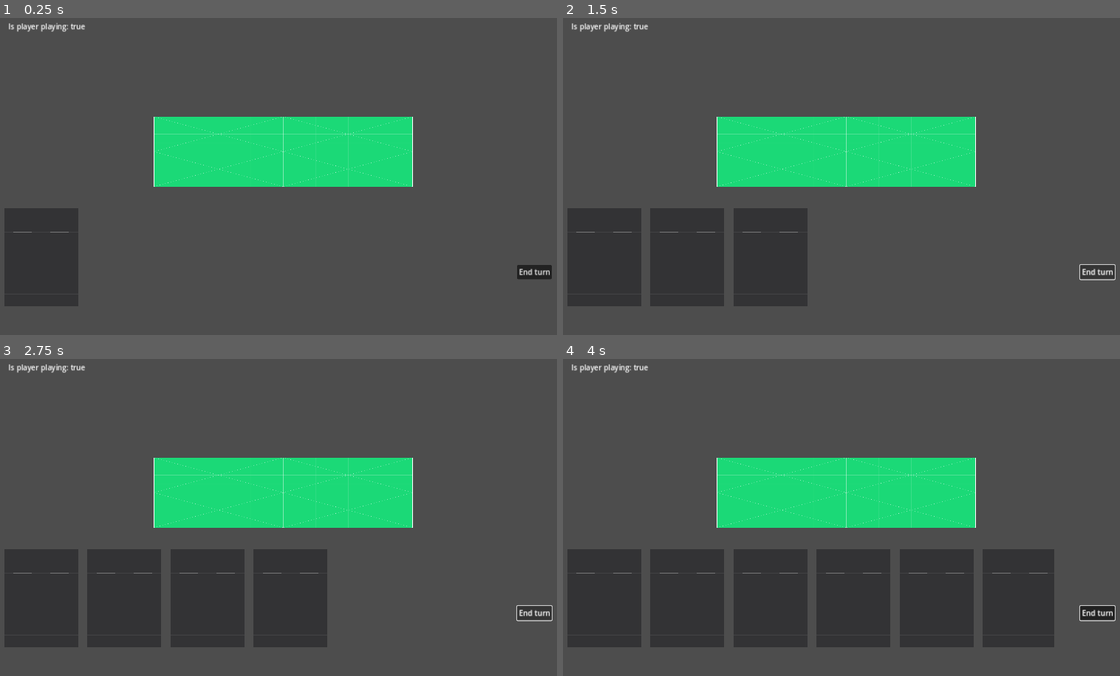
Above: before the commit, frames 1-4 (two rows, left to right).
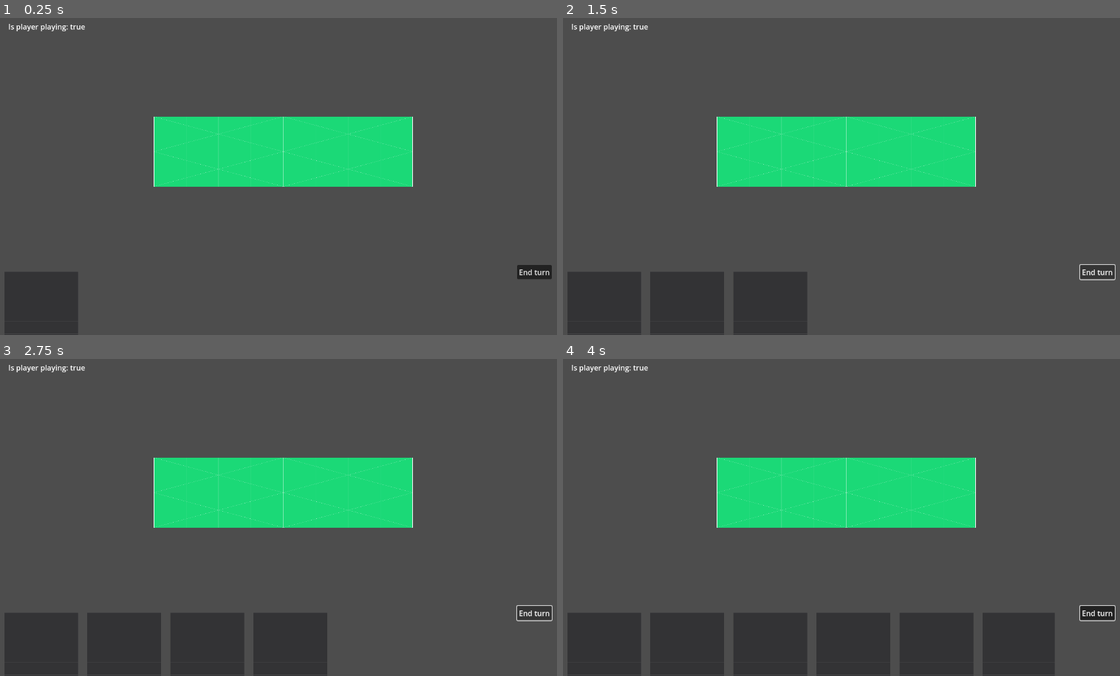
Above: after the commit, the same moments.

Repository: Milosavljevichh/deck_builder_optimised
Game: Godot game, scene res://scenes/match/match.tscn
Same seed, same stepped clock (60 frames per second), same inputs: the game is played once before the commit and once after it. The project has no main scene, so this scene is started directly.
Inputs (mouse positions are in pixels of both pictures, inside the frame that each line leads up to):
- Up to frame 1 (0.25 s): no input
- Up to frame 2 (1.5 s): click "End turn" at 0.5 s; click "End turn" at 1.25 s
- Up to frame 3 (2.75 s): click "End turn" at 2 s
- Up to frame 4 (4 s): tap Enter at 2.75 s; move the mouse to (601, 596) at 2.77 s; press the mouse at (601, 596) at 2.78 s; tap Space at 3.5 s; release the mouse at (601, 596) at 3.53 s; click (601, 596) at 3.6 s

The runs differ from the first frame. In frame 1, 4.3% of the frame differs, in the area x 0-99%, y 1-100%; in frame 2, 12%; in frame 3, 16%; in frame 4, 23%.

Commit message:
added hover effects

Diff:
--- a/components/card/card_component.gd
+++ b/components/card/card_component.gd
@@ -16,8 +16,10 @@
 	if heal:
 		heal_target.health_component.heal(heal)
 
+
 func discard():
 	return
 
 func _on_draggable_component_is_played():
-	pass # Replace with function body.
+	#play()
+	queue_free()
--- a/components/card/card_component.tscn
+++ b/components/card/card_component.tscn
@@ -11,7 +11,9 @@
 layout_mode = 3
 anchors_preset = 0
 offset_left = 1.0
+offset_top = 1.0
 offset_right = 1.0
+offset_bottom = 1.0
 size_flags_horizontal = 4
 size_flags_vertical = 4
 mouse_filter = 1
--- a/components/card/card_dependecies/card_ui_component.gd
+++ b/components/card/card_dependecies/card_ui_component.gd
@@ -1,6 +1,16 @@
 extends Control
 class_name Card_ui
 
+var lift_up = false
 #ovde ce se iz resursa ucitavati visual podaci
 func set_up_ui(data: CardData):
 	pass
+
+func set_lift(is_hovered:bool):
+	lift_up = is_hovered
+
+func _process(delta):
+	if lift_up:
+		position.y = lerp(position.y, -50.0, 7 * delta)
+	else:
+		position.y = lerp(position.y, 0.0, 10 * delta)
--- a/components/card/card_dependecies/card_ui_component.tscn
+++ b/components/card/card_dependecies/card_ui_component.tscn
@@ -9,17 +9,9 @@
 [node name="Card_ui_component" type="Control"]
 custom_minimum_size = Vector2(125, 180)
 layout_mode = 3
-anchors_preset = 8
-anchor_left = 0.5
-anchor_top = 0.5
-anchor_right = 0.5
-anchor_bottom = 0.5
-offset_left = -62.5
-offset_top = -90.0
-offset_right = 62.5
-offset_bottom = 90.0
-grow_horizontal = 2
-grow_vertical = 2
+anchors_preset = 0
+offset_right = 125.0
+offset_bottom = 180.0
 pivot_offset = Vector2(2.5, 1)
 mouse_filter = 2
 script = ExtResource("1_fm0ax")
@@ -31,6 +23,6 @@
 anchor_bottom = 1.0
 grow_horizontal = 2
 grow_vertical = 2
-pivot_offset = Vector2(96, 126)
+pivot_offset = Vector2(63, 87)
 mouse_filter = 1
 theme_override_styles/panel = SubResource("StyleBoxTexture_nr283")
--- a/components/card/card_dependecies/draggable_component.gd
+++ b/components/card/card_dependecies/draggable_component.gd
@@ -5,36 +5,40 @@
 signal Is_selected(card:Card_component)
 signal Is_dropped(card:Card_component)
 
+@onready var collision_shape_2d = $CollisionShape2D
+@onready var ui : Card_ui = get_parent().ui_component
+
 var is_hovered:bool = false
 var is_dragging:bool = false
 var is_playable:bool = false
-var last_position
+
 @export var card : Card_component
 @export var drag_speed := 9
 
 func _physics_process(delta):
 	if is_dragging:
-		card.global_position = lerp(card.global_position, get_global_mouse_position() - Vector2(0, 0), drag_speed * delta)
+		card.global_position = lerp(
+			card.global_position,
+			get_global_mouse_position() - collision_shape_2d.shape.get_size()/2,
+			drag_speed * delta
+			)
 
 func _input(event):
 	if is_hovered:
-		if Input.is_action_just_pressed("normal_click"):
-			last_position = card.global_position
 		if Input.is_action_pressed("normal_click"):
 			if !is_dragging:
 				Is_selected.emit(get_parent())
+				ui.set_lift(false)
 	if Input.is_action_just_released("normal_click"):
 		if is_dragging:
-			is_dragging = false
 			if is_playable:
 				Is_played.emit()
-			else:
-				#card.global_position = last_position
-				#last_position = card.global_position
-				Is_dropped.emit(get_parent())
+			Is_dropped.emit(get_parent())
 
 func _on_mouse_entered():
 	is_hovered = true
+	ui.set_lift(true)
 
 func _on_mouse_exited():
 	is_hovered = false
+	ui.set_lift(false)
--- a/components/entity/hand_component.tscn
+++ b/components/entity/hand_component.tscn
@@ -53,6 +53,7 @@
 [node name="card_display" type="HBoxContainer" parent="CanvasLayer/Hand/Cosmetic_wrapper/MarginContainer/ScrollContainer"]
 layout_mode = 2
 size_flags_horizontal = 3
+size_flags_vertical = 3
 theme_override_constants/separation = 180
 
 [node name="proceed" type="Button" parent="CanvasLayer/Hand/Cosmetic_wrapper"]
--- a/project.godot
+++ b/project.godot
@@ -22,7 +22,6 @@
 
 window/size/viewport_width=1280
 window/size/viewport_height=720
-window/stretch/mode="canvas_items"
 window/stretch/aspect="ignore"
 
 [input]
